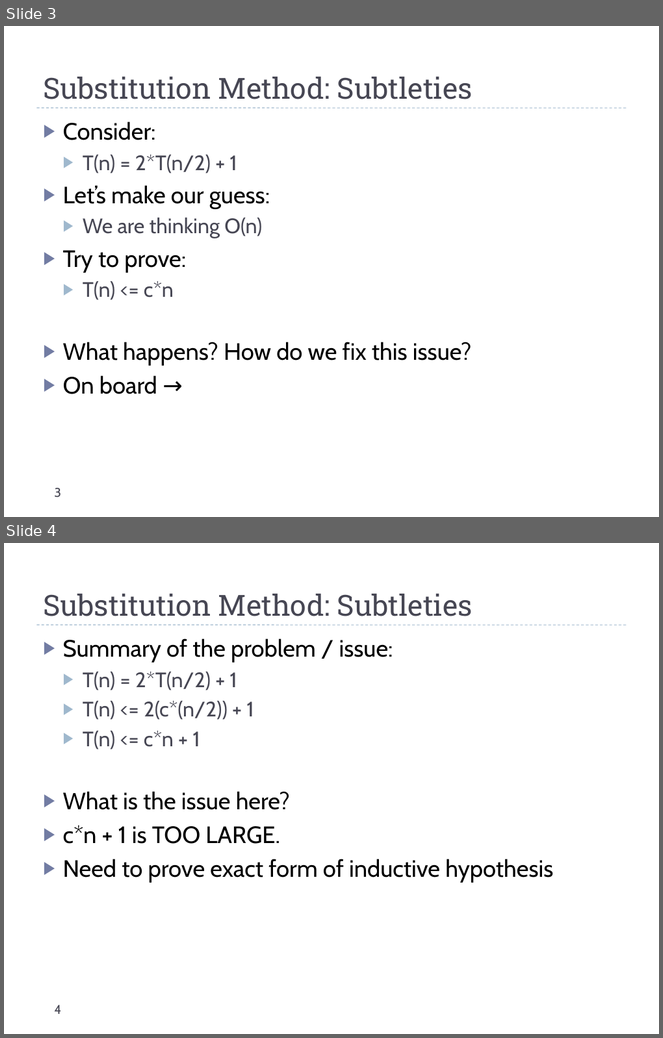
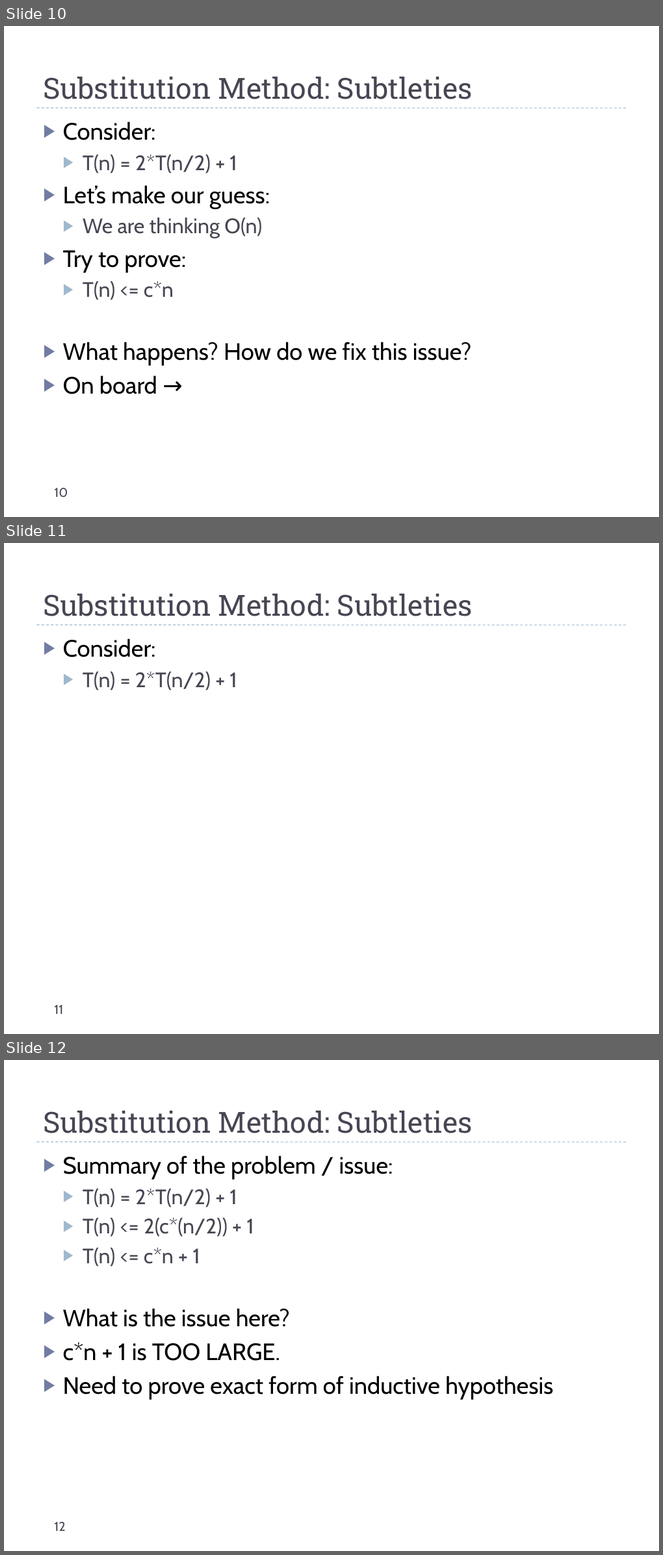
Before and after one commit to uva-cs/cs4102-f21, a slide deck: slides/recurrences_live.pptx. Shown one above the other, each under a label of ours: slides 3 and 4 before the commit, slides 10, 11 and 12 after it. The pictures are 663x1038 and 663x1555 pixels, drawn with LibreOffice and Linux fonts; fonts in the diff are those of the drawing. Boxes give left, top, right and bottom in pixels: in the first picture for what was removed or moved away, otherwise in the second. Text is boxed around its words. In the diff, an @@ line names an element or a change of style, - is before the commit and + after.

```diff
--- a/slides/recurrences_live.pptx
+++ b/slides/recurrences_live.pptx
@@ slide 11 added at [4,543,659,1034], background #FFFFFF; not listed: 1 template element that a slide beside it also shows @@
@@ title added at [43,594,473,616], 32 pt, text #464653 @@
+Substitution Method: Subtleties
@@ text added at [63,639,237,691], 23 pt, text #464653 @@
+▶ Consider:
+  ▶ T(n) = 2*T(n/2) + 1
@@ page number added at [54,1005,63,1014], 14 pt, text #464653 @@
+11
@@ what was slide 3 is now slide 10 @@
@@ page number at [54,488,68,498]: text changed @@
-3
+10
@@ what was slide 4 is now slide 12 @@
@@ page number at [54,1522,65,1531]: text changed @@
-4
+12
```
Also in this commit, not shown: 3 slides changed, 12 other slides added, 1 slide removed, 1 other file.
